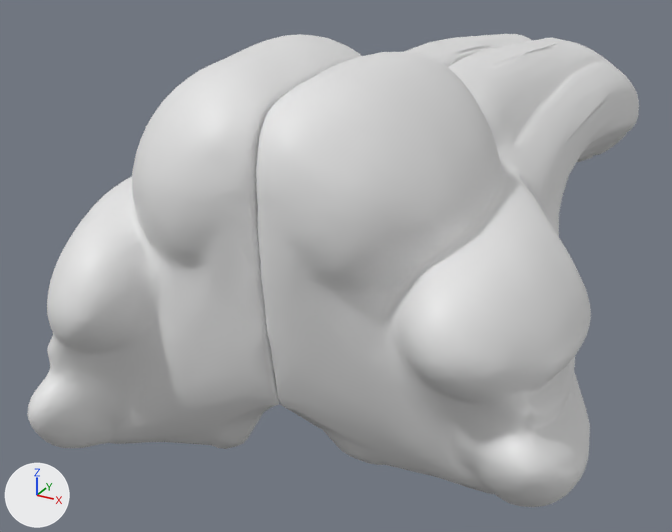
Two versions of the glTF model dist/assets/skullbase-v3/pf_medulla.glb, one commit apart.
The view is the same before and after, from a 50 mm camera at (16.1, -11.7, -13.8) aimed at (-5.9, 28.3, -33.8). Every picture has the same lights, and +X, +Y and +Z are marked at lower left. The picture after the commit comes second.

Names of what the first picture shows: 'L', 'R'.
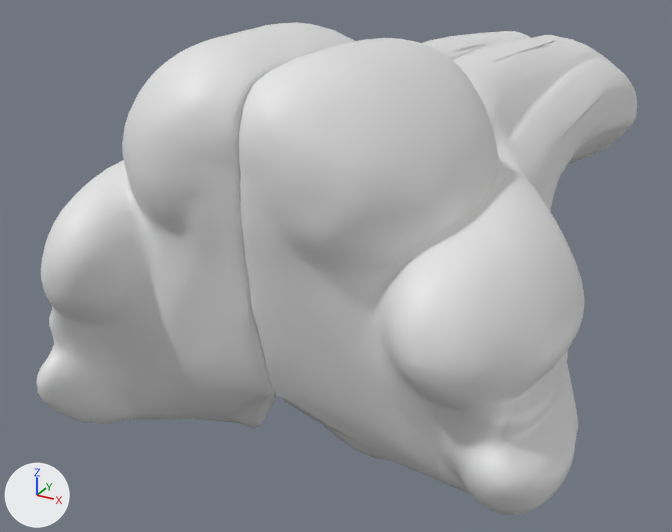
Where the change shows, as pixel boxes [x1, y1, x2, y2] in the pictures (672 x 532 px):
'R', reshaped, moved, rescaled
    before: [256, 38, 639, 507]
    after: [239, 35, 637, 515]
'L', reshaped, moved, rescaled
    before: [27, 34, 532, 449]
    after: [36, 22, 530, 428]

The edits, one by one:
me_l is used by ob_l; location (-5.53, 33.93, -28.57); scale (24.4, 24.4, 24.4).
me_l had 12162 vertices, 24320 faces and spanned x -0.24..0.24, y -1.0..1.0, z -0.34..0.34.
me_l now has 12162 vertices, 24320 faces and spans x -0.22..0.22, y -1.0..1.0, z -0.36..0.36.
me_l part 1: 12157 of 12162 vertices moved; they spanned x -0.24..0.24, y -1.0..1.0, z -0.34..0.34 and now span x -0.22..0.22, y -1.0..1.0, z -0.36..0.36; mean shift (0.01, 0.0, 0.0); largest move (-0.09, -0.69, -0.31) -> (-0.05, -0.62, -0.29).
me_r is used by ob_r; location (3.57, 35.19, -28.22); scale (23.4, 23.4, 23.4).
me_r had 12162 vertices, 24320 faces and spanned x -0.3..0.3, y -1.0..1.0, z -0.33..0.33.
me_r now has 12162 vertices, 24320 faces and spans x -0.29..0.29, y -1.0..1.0, z -0.36..0.36.
me_r part 2: 11951 of 12162 vertices moved; they spanned x -0.3..0.3, y -1.0..1.0, z -0.33..0.33 and now span x -0.29..0.29, y -1.0..1.0, z -0.36..0.36; mean shift (0.0, 0.0, 0.0); largest move (-0.08, -0.65, -0.32) -> (0.0, -0.58, -0.22).
Object 'L' (ob_l) moves from (-5.53, 33.93, -28.57) to (-5.91, 34.26, -28.12).
Object 'L' (ob_l) is rescaled from (24.4, 24.4, 24.4) to (24.0, 24.0, 24.0).
Object 'R' (ob_r) moves from (3.57, 35.19, -28.22) to (3.16, 35.18, -28.07).
Object 'R' (ob_r) is rescaled from (23.4, 23.4, 23.4) to (23.3, 23.3, 23.3).
